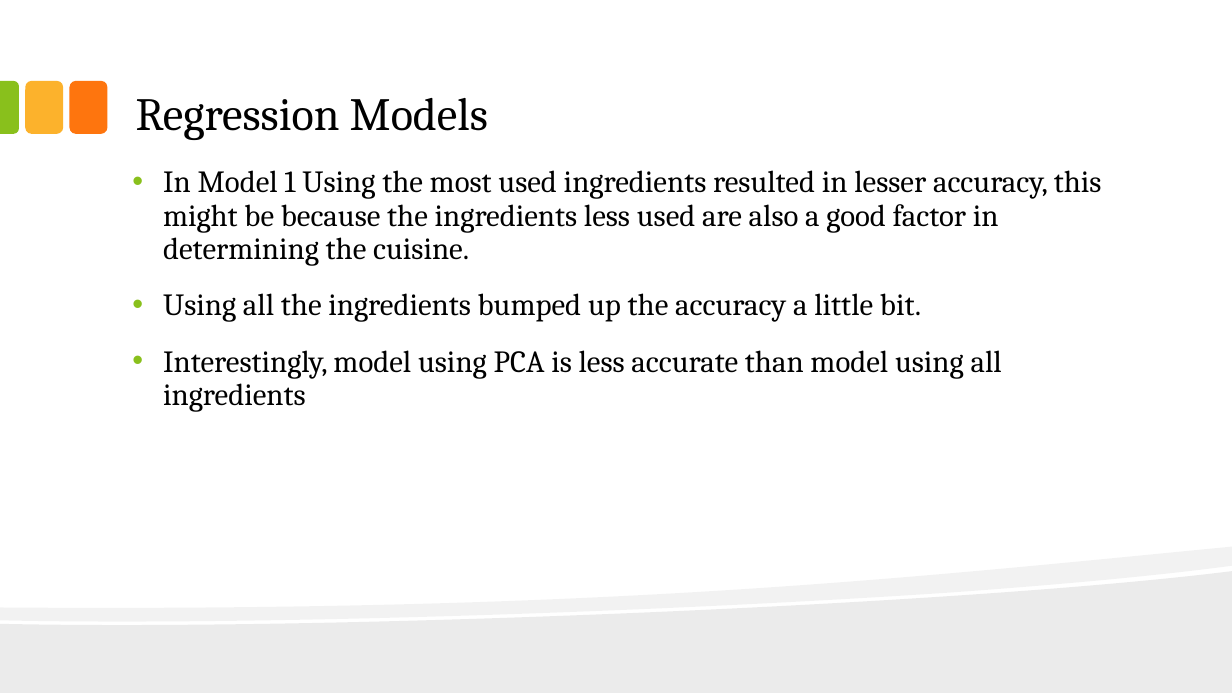
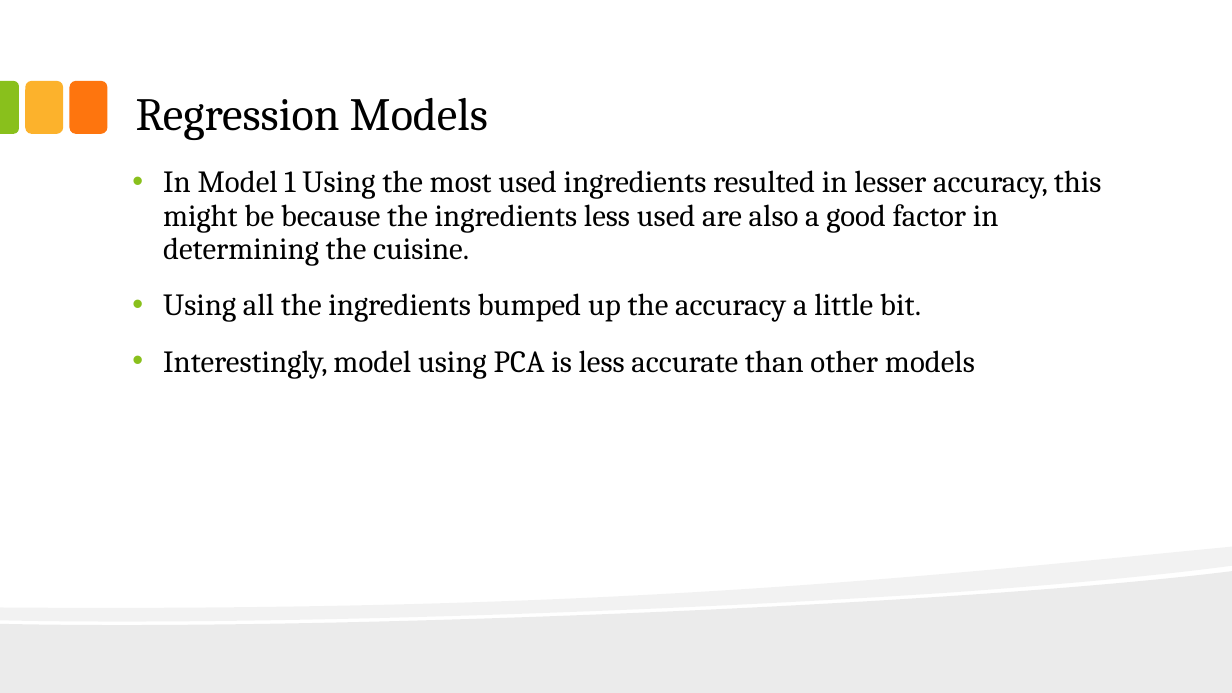
Before and after one commit to Bimal393/Yummly_Project, a slide deck: slide 10 of Yummly Capstone Project Presentation -Final.pptx. Drawn at 1232x693 pixels with LibreOffice and Linux fonts; fonts in the diff are those of the drawing. Boxes give left, top, right and bottom in pixels: in the first picture for what was removed or moved away, otherwise in the second. Text is boxed around its words. In the diff, an @@ line names an element or a change of style, - is before the commit and + after.

```diff
--- a/Yummly Capstone Project Presentation -Final.pptx
+++ b/Yummly Capstone Project Presentation -Final.pptx
@@ text at box(163, 350, 975, 379): text changed @@
-• Interestingly, model using PCA is less accurate than model using all ingredients
+• Interestingly, model using PCA is less accurate than other models
```
Also in this commit, not shown: 1 other slide changed, 4 other files.
